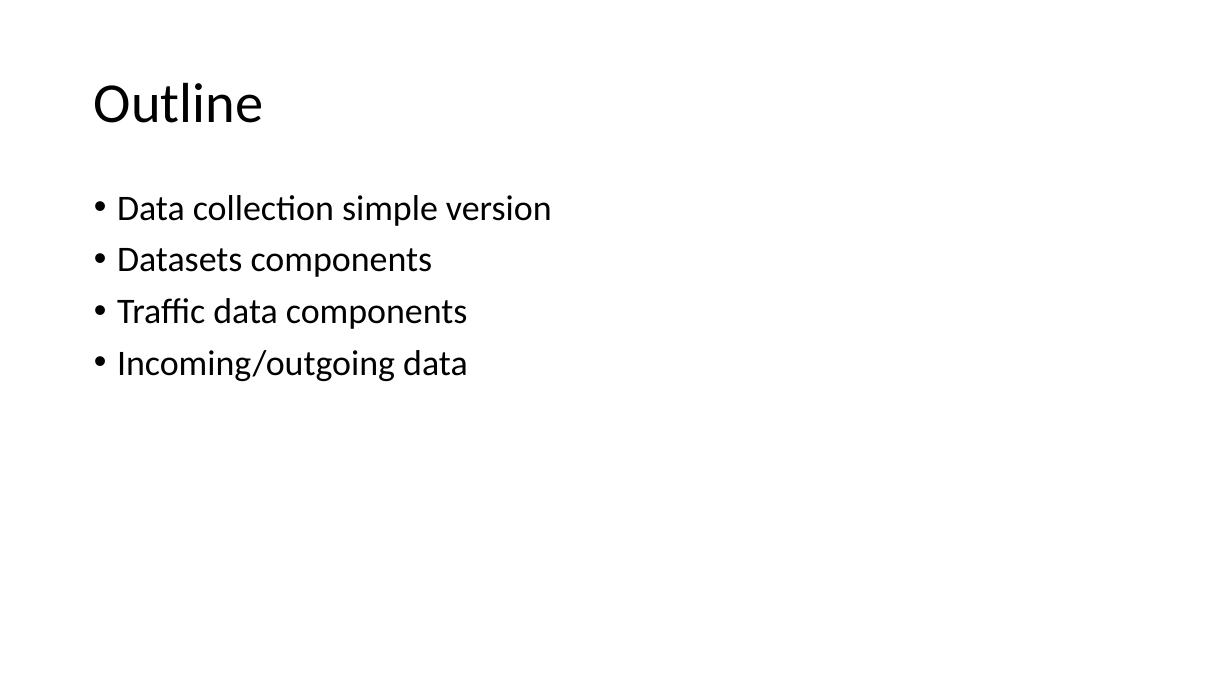
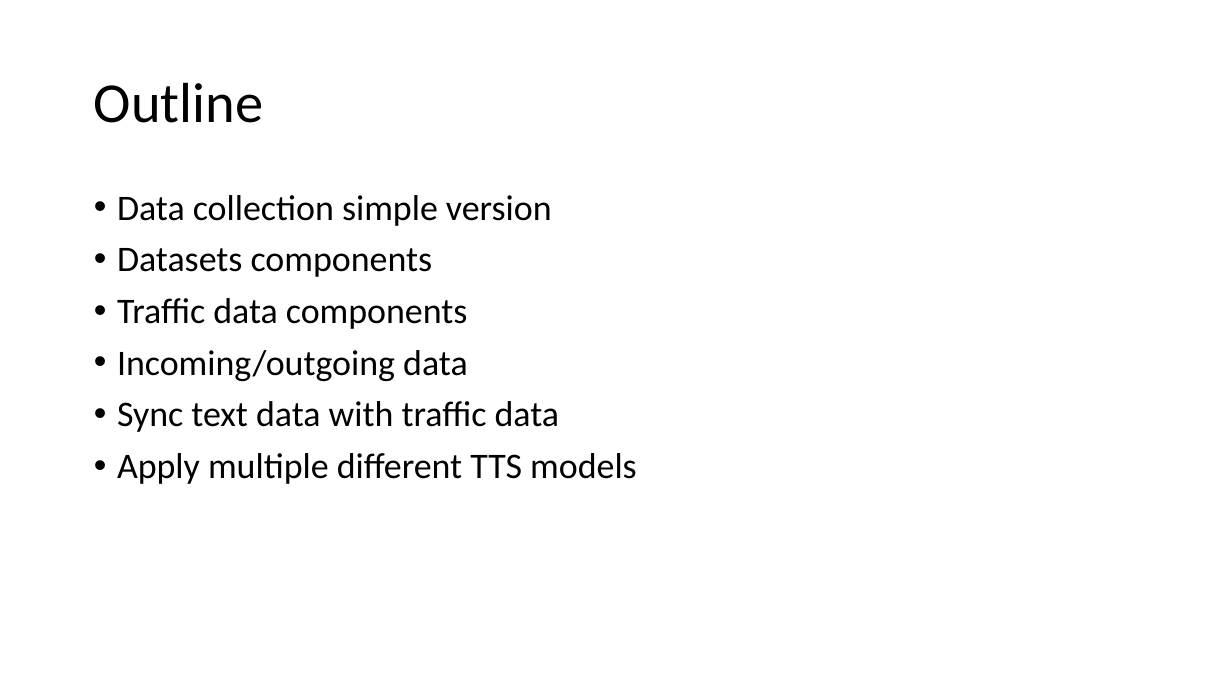
Before and after one commit to GXG-CS/Pi-Alexa, a slide deck: slide 9 of Presentation1.pptx. Drawn at 1232x693 pixels with LibreOffice and Linux fonts; fonts in the diff are those of the drawing. Boxes give left, top, right and bottom in pixels: in the first picture for what was removed or moved away, otherwise in the second. Text is boxed around its words. In the diff, an @@ line names an element or a change of style, - is before the commit and + after.

```diff
--- a/Presentation1.pptx
+++ b/Presentation1.pptx
@@ text at (117,401,637,484): paragraphs added @@
+• Sync text data with traffic data
+• Apply multiple different TTS models
```
Also in this commit, not shown: 2 other slides changed, 2 slides added, 1 other file.
